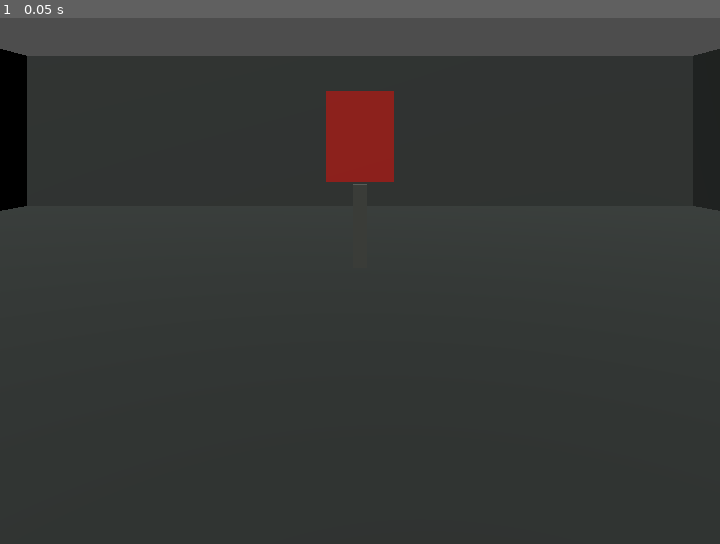
Above: before the commit, frame 1.
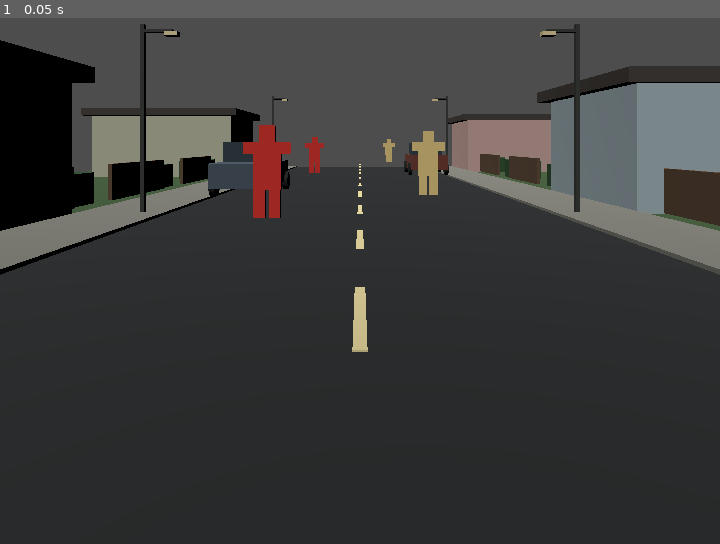
Above: after the commit, the same moment.

Repository: goldenroar1804-dev/Iron-veil
Game: Godot game, scene res://scenes/main.tscn
The game is run twice, just before and just after one commit, with the same random seed, the same clock (stepped at 60 frames per second) and the same inputs.
Inputs:
- Up to frame 1 (0.05 s): no input

The runs differ from the first frame. In frame 1, 27% of the frame differs, in the area x 0-100%, y 1-64%.

Commit message:
Upgrade rifle, VR hands, suburban CQB training block

Diff:
--- a/scripts/main.gd
+++ b/scripts/main.gd
@@ -21,8 +21,8 @@
 
 func _ready() -> void:
     _start_openxr()
-    _build_training_range()
-    _build_controller_markers()
+    _build_suburban_block()
+    _build_hands()
     _build_rifle()
 
 func _process(delta: float) -> void:
@@ -62,18 +62,89 @@
     var head_position_after: Vector3 = xr_camera.global_position
     xr_origin.global_position += head_position_before - head_position_after
 
+# ---------------------------------------------------------------------------
+# VR hands and weapon
+# ---------------------------------------------------------------------------
+
+func _build_hands() -> void:
+    # The support hand follows the left controller. The firing hand is modeled
+    # around the rifle grip so it remains visually wrapped around the weapon.
+    _make_gloved_hand(left_controller, Vector3(0.0, -0.035, -0.10), false)
+
+func _make_gloved_hand(parent: Node3D, hand_offset: Vector3, is_gripping: bool) -> void:
+    var hand := Node3D.new()
+    hand.name = "GlovedHand"
+    hand.position = hand_offset
+    parent.add_child(hand)
+    var glove := Color(0.12, 0.14, 0.13)
+    var cuff := Color(0.20, 0.22, 0.19)
+    _add_hand_piece(hand, "Palm", Vector3(0.105, 0.12, 0.045), Vector3(0, 0, 0), glove)
+    _add_hand_piece(hand, "WristCuff", Vector3(0.09, 0.065, 0.07), Vector3(0, -0.085, 0.015), cuff)
+    # Four fingers, each made from two rounded-looking glove segments.
+    for i in range(4):
+        var x := (float(i) - 1.5) * 0.025
+        var length := 0.075 if i == 1 or i == 2 else 0.065
+        _add_hand_piece(hand, "Finger_%d_A" % i, Vector3(0.021, length, 0.024), Vector3(x, 0.085, -0.005), glove)
+        _add_hand_piece(hand, "Finger_%d_B" % i, Vector3(0.019, length * 0.72, 0.022), Vector3(x, 0.085 + length * 0.78, -0.005), glove)
+    var thumb := _add_hand_piece(hand, "Thumb", Vector3(0.027, 0.085, 0.027), Vector3(0.067, 0.025, -0.005), glove)
+    thumb.rotation_degrees.z = -38.0
+
+func _add_hand_piece(parent: Node3D, label: String, dimensions: Vector3, location: Vector3, tint: Color) -> MeshInstance3D:
+    var part := MeshInstance3D.new()
+    part.name = label
+    var mesh := BoxMesh.new()
+    mesh.size = dimensions
+    part.mesh = mesh
+    part.position = location
+    part.material_override = _material(tint)
+    parent.add_child(part)
+    return part
+
 func _build_rifle() -> void:
     rifle = Node3D.new()
-    rifle.name = "VR_Rifle"
+    rifle.name = "Detailed_VR_Carbine"
+    # Local forward is -Z. This offset puts the stock near the right shoulder.
+    rifle.position = Vector3(0.025, -0.11, -0.22)
+    rifle.rotation_degrees = Vector3(-4.0, 0.0, 0.0)
     right_controller.add_child(rifle)
-    # Positioned in front of the right hand, with the barrel pointing along -Z.
-    _add_weapon_box(rifle, "Receiver", Vector3(0.13, 0.13, 0.34), Vector3(0, -0.055, -0.22), Color(0.12, 0.13, 0.12))
-    _add_weapon_box(rifle, "Barrel", Vector3(0.045, 0.045, 0.48), Vector3(0, -0.025, -0.61), Color(0.075, 0.08, 0.075))
-    _add_weapon_box(rifle, "Handguard", Vector3(0.09, 0.09, 0.28), Vector3(0, -0.025, -0.48), Color(0.17, 0.18, 0.16))
-    _add_weapon_box(rifle, "Stock", Vector3(0.085, 0.11, 0.28), Vector3(0, -0.04, 0.09), Color(0.10, 0.11, 0.10))
-    _add_weapon_box(rifle, "Grip", Vector3(0.07, 0.17, 0.09), Vector3(0, -0.17, -0.13), Color(0.08, 0.085, 0.08))
-    _add_weapon_box(rifle, "Magazine", Vector3(0.075, 0.22, 0.11), Vector3(0, -0.22, -0.24), Color(0.09, 0.10, 0.09))
-    _add_weapon_box(rifle, "Sight", Vector3(0.045, 0.07, 0.07), Vector3(0, 0.07, -0.29), Color(0.035, 0.04, 0.035))
+
+    var dark := Color(0.075, 0.085, 0.08)
+    var polymer := Color(0.13, 0.15, 0.13)
+    var metal := Color(0.22, 0.24, 0.22)
+    var glass := Color(0.035, 0.07, 0.055)
+
+    # Receiver, upper/lower split, handguard, barrel and muzzle.
+    _add_weapon_box(rifle, "UpperReceiver", Vector3(0.105, 0.105, 0.34), Vector3(0, 0, -0.17), metal)
+    _add_weapon_box(rifle, "LowerReceiver", Vector3(0.105, 0.105, 0.25), Vector3(0, -0.095, -0.15), polymer)
+    _add_weapon_box(rifle, "Handguard", Vector3(0.095, 0.105, 0.34), Vector3(0, 0.005, -0.49), polymer)
+    _add_weapon_cylinder(rifle, "Barrel", 0.018, 0.54, Vector3(0, 0.012, -0.83), dark)
+    _add_weapon_cylinder(rifle, "MuzzleDevice", 0.026, 0.075, Vector3(0, 0.012, -1.12), metal)
+    _add_weapon_box(rifle, "Stock", Vector3(0.085, 0.12, 0.30), Vector3(0, -0.015, 0.22), polymer)
+    _add_weapon_box(rifle, "ButtPad", Vector3(0.095, 0.14, 0.035), Vector3(0, -0.015, 0.37), dark)
+    _add_weapon_box(rifle, "PistolGrip", Vector3(0.065, 0.17, 0.085), Vector3(0, -0.19, -0.09), dark)
+    _add_weapon_box(rifle, "Magazine", Vector3(0.075, 0.24, 0.105), Vector3(0, -0.22, -0.20), dark)
+    _add_weapon_box(rifle, "MagazineBase", Vector3(0.082, 0.025, 0.11), Vector3(0, -0.35, -0.20), metal)
+
+    # Top rail, optic, backup sights and side accessory.
+    _add_weapon_box(rifle, "TopRail", Vector3(0.045, 0.025, 0.62), Vector3(0, 0.075, -0.40), dark)
+    _add_weapon_box(rifle, "OpticBody", Vector3(0.085, 0.085, 0.14), Vector3(0, 0.15, -0.27), dark)
+    _add_weapon_box(rifle, "OpticLens", Vector3(0.07, 0.065, 0.008), Vector3(0, 0.15, -0.345), glass)
+    _add_weapon_box(rifle, "FrontSight", Vector3(0.025, 0.075, 0.035), Vector3(0, 0.13, -0.68), metal)
+    _add_weapon_box(rifle, "SideRail", Vector3(0.025, 0.035, 0.25), Vector3(0.058, 0.0, -0.52), dark)
+    _add_weapon_box(rifle, "Flashlight", Vector3(0.045, 0.055, 0.13), Vector3(0.09, -0.015, -0.60), metal)
+    _add_weapon_box(rifle, "TriggerGuard", Vector3(0.075, 0.018, 0.09), Vector3(0, -0.16, -0.09), metal)
+
+    # The right glove is attached to the rifle grip; the left glove tracks its controller.
+    _make_gloved_hand(rifle, Vector3(0.0, -0.19, -0.055), true)
+    # Support-hand model sits farther forward along the handguard.
+    var support_hand := Node3D.new()
+    support_hand.name = "SupportHandOnHandguard"
+    support_hand.position = Vector3(0.0, -0.035, -0.55)
+    rifle.add_child(support_hand)
+    _add_hand_piece(support_hand, "SupportPalm", Vector3(0.11, 0.105, 0.13), Vector3(0, 0, 0), Color(0.12, 0.14, 0.13))
+    for i in range(4):
+        var finger_x := (float(i) - 1.5) * 0.025
+        _add_hand_piece(support_hand, "SupportFinger_%d" % i, Vector3(0.02, 0.025, 0.10), Vector3(finger_x, -0.025, -0.105), Color(0.12, 0.14, 0.13))
 
 func _add_weapon_box(parent: Node3D, label: String, dimensions: Vector3, location: Vector3, tint: Color) -> void:
     var part := MeshInstance3D.new()
@@ -85,8 +156,20 @@
     part.material_override = _material(tint)
     parent.add_child(part)
 
+func _add_weapon_cylinder(parent: Node3D, label: String, radius: float, length: float, location: Vector3, tint: Color) -> void:
+    var part := MeshInstance3D.new()
+    part.name = label
+    var mesh := CylinderMesh.new()
+    mesh.top_radius = radius
+    mesh.bottom_radius = radius
+    mesh.height = length
+    part.mesh = mesh
+    part.position = location
+    part.rotation_degrees.x = 90.0
+    part.material_override = _material(tint)
+    parent.add_child(part)
+
 func _update_firing() -> void:
-    # OpenXR trigger is exposed as the controller's "trigger" button.
     var pressed := right_controller.is_button_pressed("trigger")
     if pressed and not trigger_was_pressed and fire_cooldown <= 0.0:
         _fire_rifle()
@@ -96,7 +179,7 @@
 func _fire_rifle() -> void:
     if rifle == null:
         return
-    var muzzle := rifle.global_position + (-rifle.global_transform.basis.z * 0.82)
+    var muzzle := rifle.global_position + (-rifle.global_transform.basis.z * 1.18)
     var direction := -rifle.global_transform.basis.z.normalized()
     var query := PhysicsRayQueryParameters3D.create(muzzle, muzzle + direction * shot_range)
     query.collide_with_areas = true
@@ -117,6 +200,114 @@
     impact.global_position = point + normal * 0.012
     get_tree().create_timer(8.0).timeout.connect(impact.queue_free)
 
+# ---------------------------------------------------------------------------
+# Suburban CQB training environment
+# ---------------------------------------------------------------------------
+
+func _build_suburban_block() -> void:
+    _add_box("GrassLot", Vector3(34, 0.18, 42), Vector3(0, -0.16, -16), Color(0.20, 0.29, 0.17))
+    _add_box("AsphaltStreet", Vector3(9.0, 0.12, 42), Vector3(0, -0.045, -16), Color(0.105, 0.115, 0.12))
+    _add_box("LeftSidewalk", Vector3(2.0, 0.16, 42), Vector3(-5.5, 0.0, -16), Color(0.42, 0.42, 0.39))
+    _add_box("RightSidewalk", Vector3(2.0, 0.16, 42), Vector3(5.5, 0.0, -16), Color(0.42, 0.42, 0.39))
+    for z in range(0, 42, 4):
+        _add_box("CenterRoadDash_%d" % z, Vector3(0.12, 0.012, 1.8), Vector3(0, 0.02, -float(z) - 1.0), Color(0.78, 0.73, 0.53))
+
+    var sun := DirectionalLight3D.new()
+    sun.rotation_degrees = Vector3(-48, -28, 0)
+    sun.light_energy = 1.15
+    add_child(sun)
+
+    # Simple low-poly houses on both sides of the street.
+    _build_house("House_Left_Front", Vector3(-10.0, 0.0, -9.0), Color(0.66, 0.57, 0.45))
+    _build_house("House_Right_Front", Vector3(10.0, 0.0, -15.0), Color(0.55, 0.61, 0.63))
+    _build_house("House_Left_Back", Vector3(-10.0, 0.0, -29.0), Color(0.62, 0.63, 0.54))
+    _build_house("House_Right_Back", Vector3(10.0, 0.0, -34.0), Color(0.67, 0.55, 0.52))
+
+    # Low privacy fences, gates, hedges and street furniture make cover lanes.
+    for side in [-1.0, 1.0]:
+        for i in range(5):
+            var zpos := -5.0 - float(i) * 6.0
+            _add_box("Fence_%s_%d" % [str(side), i], Vector3(0.12, 1.05, 4.0), Vector3(side * 7.2, 0.55, zpos), Color(0.31, 0.23, 0.16))
+            _add_box("Hedge_%s_%d" % [str(side), i], Vector3(1.0, 0.85, 2.4), Vector3(side * 7.8, 0.45, zpos - 2.1), Color(0.12, 0.25, 0.13))
+        _add_streetlight(side * 5.0, -12.0)
+        _add_streetlight(side * 5.0, -30.0)
+
+    _build_parked_car("ParkedCar_Left", Vector3(-3.5, 0.0, -17.0), Color(0.22, 0.27, 0.31))
+    _build_parked_car("ParkedCar_Right", Vector3(3.5, 0.0, -28.0), Color(0.35, 0.16, 0.12))
+
+    # CQB silhouette targets in staggered lanes, with separate physics hitboxes.
+    _build_cqb_target("CQB_Target_01", Vector3(-1.6, 0.0, -9.0), Color(0.72, 0.13, 0.09))
+    _build_cqb_target("CQB_Target_02", Vector3(1.7, 0.0, -13.0), Color(0.76, 0.67, 0.43))
+    _build_cqb_target("CQB_Target_03", Vector3(-2.0, 0.0, -23.0), Color(0.72, 0.13, 0.09))
+    _build_cqb_target("CQB_Target_04", Vector3(2.0, 0.0, -36.0), Color(0.76, 0.67, 0.43))
+
+func _build_house(label: String, center: Vector3, wall_color: Color) -> void:
+    _add_box(label + "_Main", Vector3(7.0, 3.1, 5.5), center + Vector3(0, 1.55, 0), wall_color)
+    var roof := _add_box(label + "_Roof", Vector3(7.7, 0.35, 6.2), center + Vector3(0, 3.25, 0), Color(0.20, 0.18, 0.16))
+    roof.rotation_degrees.z = 0.0
+    _add_box(label + "_FrontDoor", Vector3(0.9, 2.0, 0.08), center + Vector3(1.7, 1.0, -2.79), Color(0.20, 0.13, 0.09))
+    _add_box(label + "_WindowA", Vector3(1.25, 1.0, 0.07), center + Vector3(-1.6, 1.9, -2.81), Color(0.12, 0.22, 0.27))
+    _add_box(label + "_WindowB", Vector3(1.25, 1.0, 0.07), center + Vector3(0.0, 1.9, -2.81), Color(0.12, 0.22, 0.27))
+    _add_box(label + "_WindowTrimA", Vector3(1.38, 0.08, 0.09), center + Vector3(-1.6, 2.43, -2.83), Color(0.82, 0.79, 0.68))
+    _add_box(label + "_WindowTrimB", Vector3(1.38, 0.08, 0.09), center + Vector3(0.0, 2.43, -2.83), Color(0.82, 0.79, 0.68))
+
+func _build_parked_car(label: String, center: Vector3, body_color: Color) -> void:
+    _add_box(label + "_Body", Vector3(1.8, 0.72, 3.8), center + Vector3(0, 0.72, 0), body_color)
+    _add_box(label + "_Cabin", Vector3(1.55, 0.72, 1.85), center + Vector3(0, 1.36, -0.15), Color(0.12, 0.18, 0.21))
+    for x in [-0.92, 0.92]:
+        for z in [-1.2, 1.2]:
+            var wheel := MeshInstance3D.new()
+            wheel.name = label + "_Wheel"
+            var cylinder := CylinderMesh.new()
+            cylinder.top_radius = 0.31
+            cylinder.bottom_radius = 0.31
+            cylinder.height = 0.18
+            wheel.mesh = cylinder
+            wheel.position = center + Vector3(x, 0.38, z)
+            wheel.rotation_degrees.z = 90.0
+            wheel.material_override = _material(Color(0.035, 0.04, 0.04))
+            add_child(wheel)
+
+func _add_streetlight(x: float, z: float) -> void:
+    _add_box("StreetlightPole", Vector3(0.10, 4.4, 0.10), Vector3(x, 2.2, z), Color(0.16, 0.17, 0.16))
+    _add_box("StreetlightArm", Vector3(0.75, 0.08, 0.08), Vector3(x + (0.32 if x < 0 else -0.32), 4.25, z), Color(0.16, 0.17, 0.16))
+    _add_box("StreetlightHead", Vector3(0.30, 0.10, 0.20), Vector3(x + (0.68 if x < 0 else -0.68), 4.18, z), Color(0.78, 0.72, 0.53))
+
+func _build_cqb_target(label: String, ground_position: Vector3, target_color: Color) -> void:
+    var target := Node3D.new()
+    target.name = label
+    target.position = ground_position
+    add_child(target)
+
+    # Human-shaped cardboard silhouette: head, shoulders, torso and legs.
+    _target_piece(target, "Torso", Vector3(0.48, 0.78, 0.10), Vector3(0, 1.25, 0), target_color)
+    _target_piece(target, "Shoulders", Vector3(0.82, 0.22, 0.10), Vector3(0, 1.58, 0), target_color)
+    _target_piece(target, "Head", Vector3(0.27, 0.30, 0.10), Vector3(0, 1.82, 0), target_color)
+    _target_piece(target, "LegLeft", Vector3(0.20, 0.48, 0.10), Vector3(-0.13, 0.62, 0), target_color)
+    _target_piece(target, "LegRight", Vector3(0.20, 0.48, 0.10), Vector3(0.13, 0.62, 0), target_color)
+    _target_piece(target, "ChestScoringZone", Vector3(0.24, 0.28, 0.018), Vector3(0, 1.34, -0.061), Color(0.08, 0.08, 0.075))
+    _target_piece(target, "HeadScoringZone", Vector3(0.12, 0.12, 0.018), Vector3(0, 1.82, -0.061), Color(0.08, 0.08, 0.075))
+
+    var body := StaticBody3D.new()
+    body.name = label + "_Hitbox"
+    body.position = Vector3(0, 1.25, 0)
+    var collision := CollisionShape3D.new()
+    var box_shape := BoxShape3D.new()
+    box_shape.size = Vector3(0.88, 1.9, 0.14)
+    collision.shape = box_shape
+    body.add_child(collision)
+    target.add_child(body)
+
+func _target_piece(parent: Node3D, label: String, dimensions: Vector3, location: Vector3, tint: Color) -> void:
+    var piece := MeshInstance3D.new()
+    piece.name = label
+    var mesh := BoxMesh.new()
+    mesh.size = dimensions
+    piece.mesh = mesh
+    piece.position = location
+    piece.material_override = _material(tint)
+    parent.add_child(piece)
+
 func _start_openxr() -> void:
     var xr_interface := XRServer.find_interface("OpenXR")
     if xr_interface and xr_interface.is_initialized():
@@ -125,51 +316,7 @@
     else:
         push_warning("IRON VEIL: OpenXR is not initialized. Check XR settings and launch on the headset.")
 
-func _build_training_range() -> void:
-    var floor_mesh := BoxMesh.new()
-    floor_mesh.size = Vector3(18.0, 0.2, 18.0)
-    var floor := MeshInstance3D.new()
-    floor.name = "TrainingFloor"
-    floor.mesh = floor_mesh
-    floor.position = Vector3(0, -0.12, -5)
-    floor.material_override = _material(Color(0.16, 0.18, 0.17))
-    add_child(floor)
-
-    _add_box("BackWall", Vector3(18, 4, 0.25), Vector3(0, 2, -14), Color(0.22, 0.24, 0.23))
-    _add_box("LeftWall", Vector3(0.25, 4, 18), Vector3(-9, 2, -5), Color(0.19, 0.21, 0.20))
-    _add_box("RightWall", Vector3(0.25, 4, 18), Vector3(9, 2, -5), Color(0.19, 0.21, 0.20))
-
-    var light := DirectionalLight3D.new()
-    light.rotation_degrees = Vector3(-55, -25, 0)
-    light.light_energy = 1.0
-    add_child(light)
-
-    _add_box("TargetStand", Vector3(0.18, 1.1, 0.18), Vector3(0, 0.55, -7), Color(0.28, 0.29, 0.27))
-    _add_box("TargetPlate", Vector3(0.9, 1.2, 0.12), Vector3(0, 1.75, -7), Color(0.72, 0.12, 0.08))
-
-    # Give the target a real physics shape so ray-fired shots can hit it.
-    var target_body := StaticBody3D.new()
-    target_body.name = "TargetHitbox"
-    target_body.position = Vector3(0, 1.75, -7)
-    var target_shape := CollisionShape3D.new()
-    var shape := BoxShape3D.new()
-    shape.size = Vector3(0.9, 1.2, 0.12)
-    target_shape.shape = shape
-    target_body.add_child(target_shape)
-    add_child(target_body)
-
-func _build_controller_markers() -> void:
-    _add_controller_marker(left_controller, Color(0.15, 0.45, 0.95))
-
-func _add_controller_marker(controller: XRController3D, tint: Color) -> void:
-    var marker := MeshInstance3D.new()
-    var mesh := BoxMesh.new()
-    mesh.size = Vector3(0.08, 0.08, 0.16)
-    marker.mesh = mesh
-    marker.material_override = _material(tint)
-    controller.add_child(marker)
-
-func _add_box(label: String, dimensions: Vector3, location: Vector3, tint: Color) -> void:
+func _add_box(label: String, dimensions: Vector3, location: Vector3, tint: Color) -> MeshInstance3D:
     var box := MeshInstance3D.new()
     box.name = label
     var mesh := BoxMesh.new()
@@ -178,6 +325,7 @@
     box.position = location
     box.material_override = _material(tint)
     add_child(box)
+    return box
 
 func _material(tint: Color) -> StandardMaterial3D:
     var mat := StandardMaterial3D.new()
